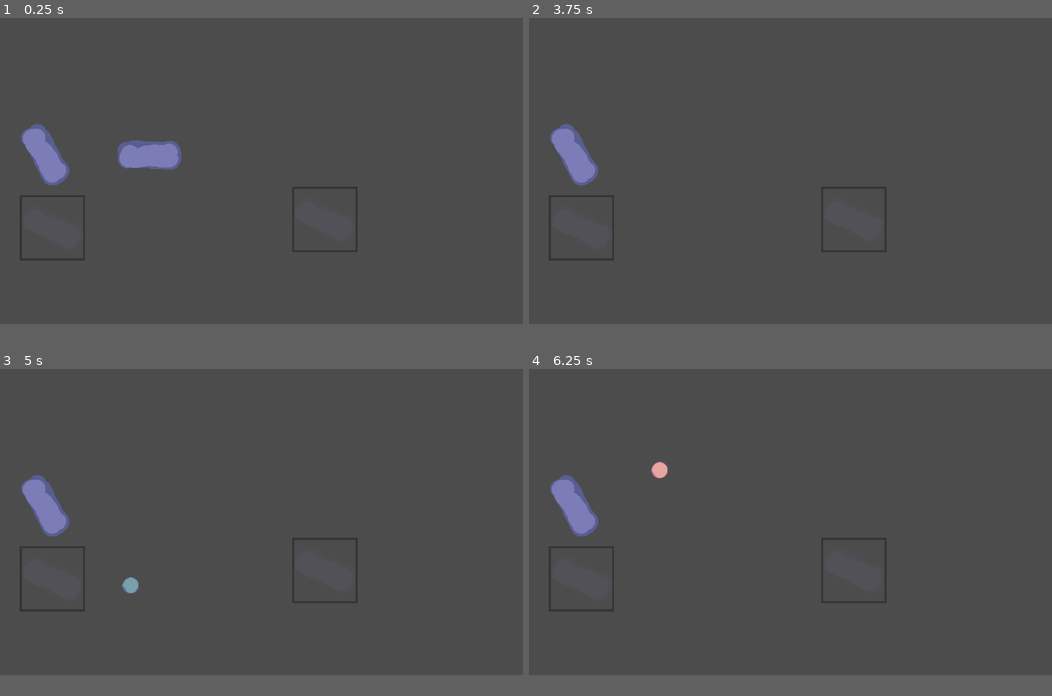
Above: before the commit, frames 1-4 (two rows, left to right).
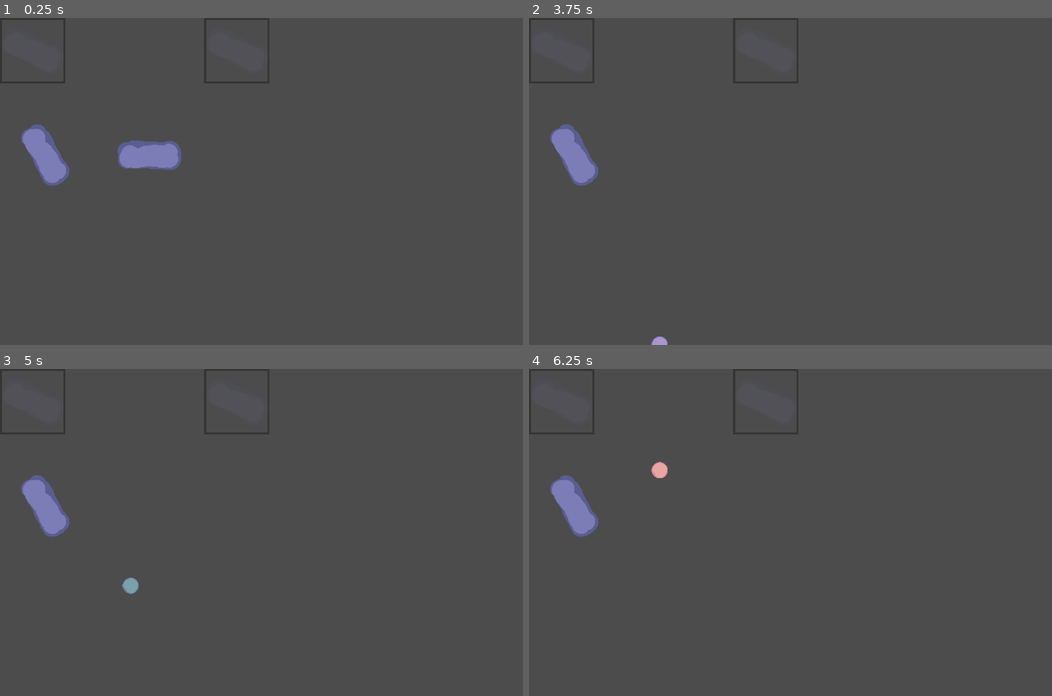
Above: after the commit, the same moments.

Repository: 0xOnyx/UpsiJam2.0
Game: Godot game, scene res://level/level.tscn
Two runs of this game, one before a commit and one after it. Both use one fixed random seed, a clock stepped at 60 frames per second and the inputs below.
Inputs:
- Up to frame 1 (0.25 s): no input
- Up to frame 2 (3.75 s): tap Enter at 0.5 s
- Up to frame 3 (5 s): no input
- Up to frame 4 (6.25 s): tap Space at 5.75 s
In our replay, the window is 800x468 before the commit and 800x500 after it. These sizes can differ from the game's own. Grey fills any space a smaller window leaves; there, only what the larger window draws over its background counts as a difference.

The runs differ from the first frame. In frame 1, less than 0.1% of the frame differs, in the area x 6-35%, y 32-52%; in frame 2, less than 0.1%, in the area x 6-27%, y 32-100%; in frame 3, less than 0.1%; in frame 4, less than 0.1%.

Commit message:
Added bounderies and changed moving system switching it to chunk moves

Diff:
--- a/player/Cursor.gd
+++ b/player/Cursor.gd
@@ -1,7 +1,7 @@
 extends KinematicBody2D
 
 var lifes: int = 10;
-var speed : int = 600;
+onready var speed : int = $CollisionShape2D.shape.extents.x;
 var vel = Vector2()
 
 export var player = "1";
@@ -21,6 +21,7 @@
 var mirror = 1
 
 func _ready():
+	position = Vector2(0,0)
 	place.texture = sprite
 	place.modulate.a = .2
 	place.rotation = .45
@@ -28,20 +29,39 @@
 
 func _physics_process(delta):
 	modulate.a = 0.5
+	print(position)
+	print(get_viewport().size.y)
+	print(speed)
+
 
 	vel.x = 0;
 	vel.y = 0;
 	if Input.is_action_just_pressed(inputs["mirror"]):
 		mirror *= -1
 		place.rotation *= -1
-	if Input.is_action_pressed(inputs["right"]):
-		 vel.x += speed;
-	if Input.is_action_pressed(inputs["left"]):
-		vel.x -= speed;
-	if Input.is_action_pressed(inputs["down"]):
-		vel.y += speed;
-	if Input.is_action_pressed(inputs["up"]):
-		vel.y -= speed;
+	if Input.is_action_just_pressed(inputs["right"]):
+		 position.x += speed;
+	if Input.is_action_just_pressed(inputs["left"]):
+		position.x -= speed;
+	if Input.is_action_just_pressed(inputs["down"]):
+		position.y += speed;
+	if Input.is_action_just_pressed(inputs["up"]):
+		position.y -= speed;
+
+
+	if player == "2" && position.x < get_viewport().size.x / 2 + speed:
+		position.x = get_viewport().size.x / 2 + speed;
+	if player == "1" && position.x > get_viewport().size.x / 2 - speed:
+		position.x = get_viewport().size.x / 2 - speed;
+	if position.x < speed:
+		position.x = speed;
+	if position.x > get_viewport().size.x - speed:
+		position.x = get_viewport().size.x - speed;
+	if position.y < speed:
+		position.y = speed;
+	if position.y > get_viewport().size.y - speed:
+		position.y = get_viewport().size.y - speed;
+
 	if Input.is_action_just_pressed(inputs["place"]):
 		var block = flagPacked.instance();
 		block.position = position
@@ -50,4 +70,4 @@
 		block.bounce_factor = 1
 		get_parent().add_child(block)
 
-	vel = move_and_slide(vel, Vector2.UP);
+	#vel = move_and_slide(vel, Vector2.UP);
--- a/project.godot
+++ b/project.godot
@@ -16,6 +16,7 @@
 
 [display]
 
+window/size/height=640
 window/stretch/mode="2d"
 window/stretch/aspect="keep_height"
 
